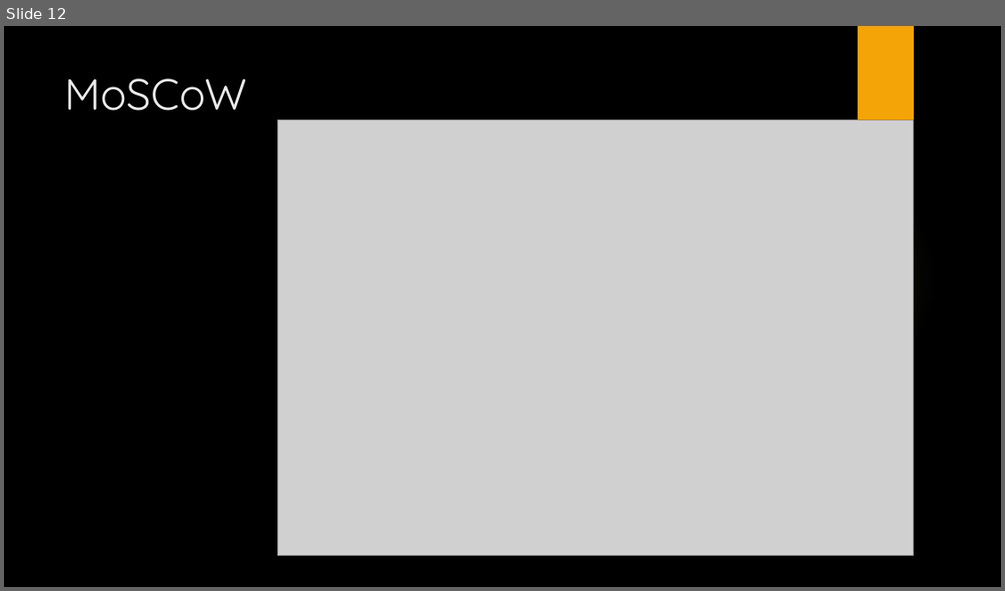
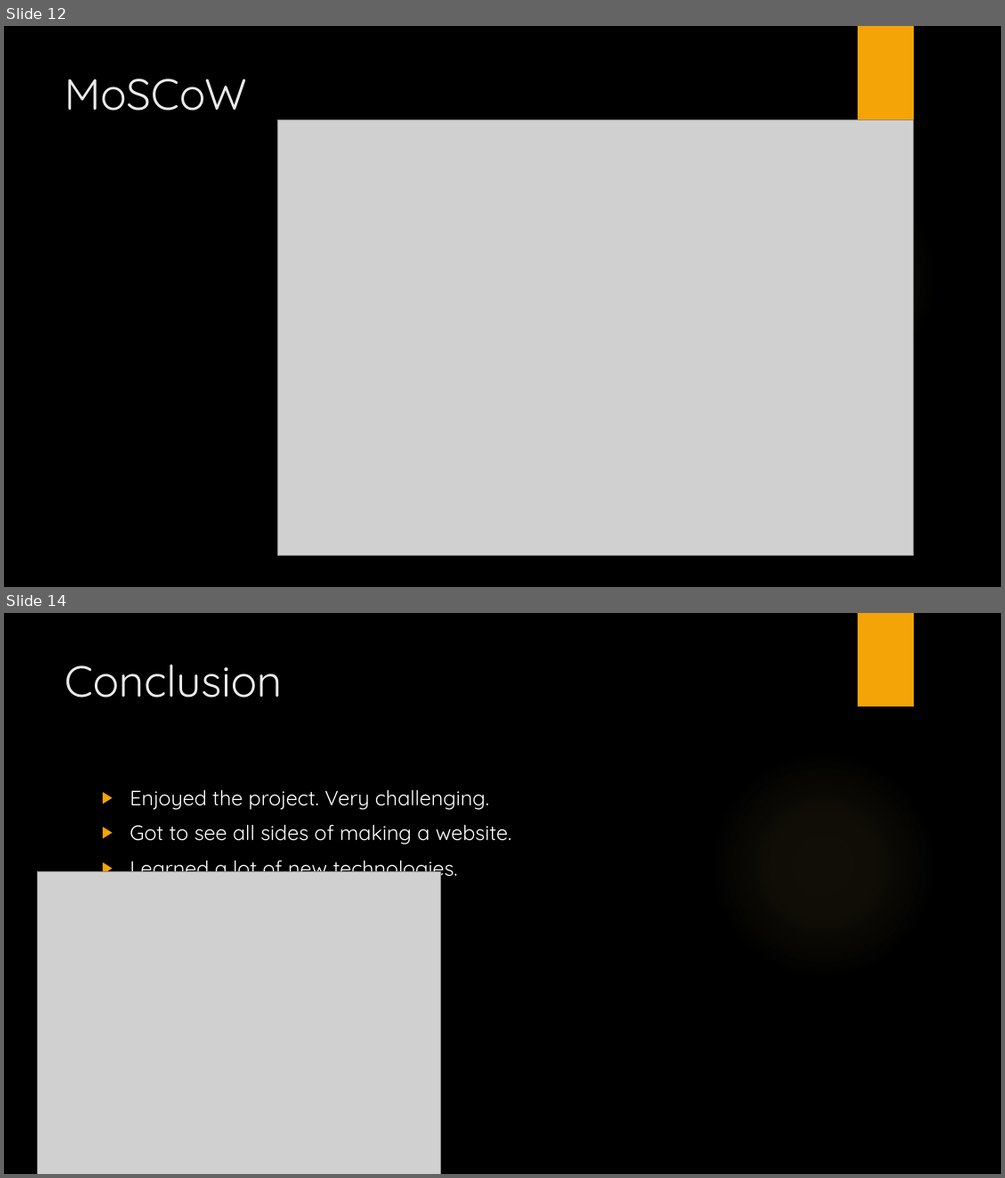
Before and after one commit to Imran-Subhan/Hobby-Project, a slide deck: Hobby-Project-presentation.pptx. Shown one above the other, each under a label of ours: slide 12 before the commit, slides 12 and 14 after it; the slides between them are not shown. The pictures are 1005x591 and 1005x1178 pixels, drawn with LibreOffice and Linux fonts; fonts in the diff are those of the drawing; grey boxes stand for pictures; background and template pictures are left out. Boxes give left, top, right and bottom in pixels: in the first picture for what was removed or moved away, otherwise in the second. Text is boxed around its words. In the diff, an @@ line names an element or a change of style, - is before the commit and + after.

```diff
--- a/Hobby-Project-presentation.pptx
+++ b/Hobby-Project-presentation.pptx
@@ slide 14 added at box(4, 613, 1001, 1174), background picture (left out); not listed: 2 template elements that a slide beside it also shows @@
@@ title added at box(65, 665, 283, 698), 42 pt, text #EBEBEB @@
+Conclusion
@@ text added at box(129, 789, 512, 882), 20 pt, text #FFFFFF @@
+▶ Enjoyed the project. Very challenging.
+▶ Got to see all sides of making a website.
+▶ Learned a lot of new technologies.
@@ picture added at box(38, 872, 440, 1174) @@
```
Also in this commit, not shown: 2 slides changed, 2 other slides added, 2 slides removed.
